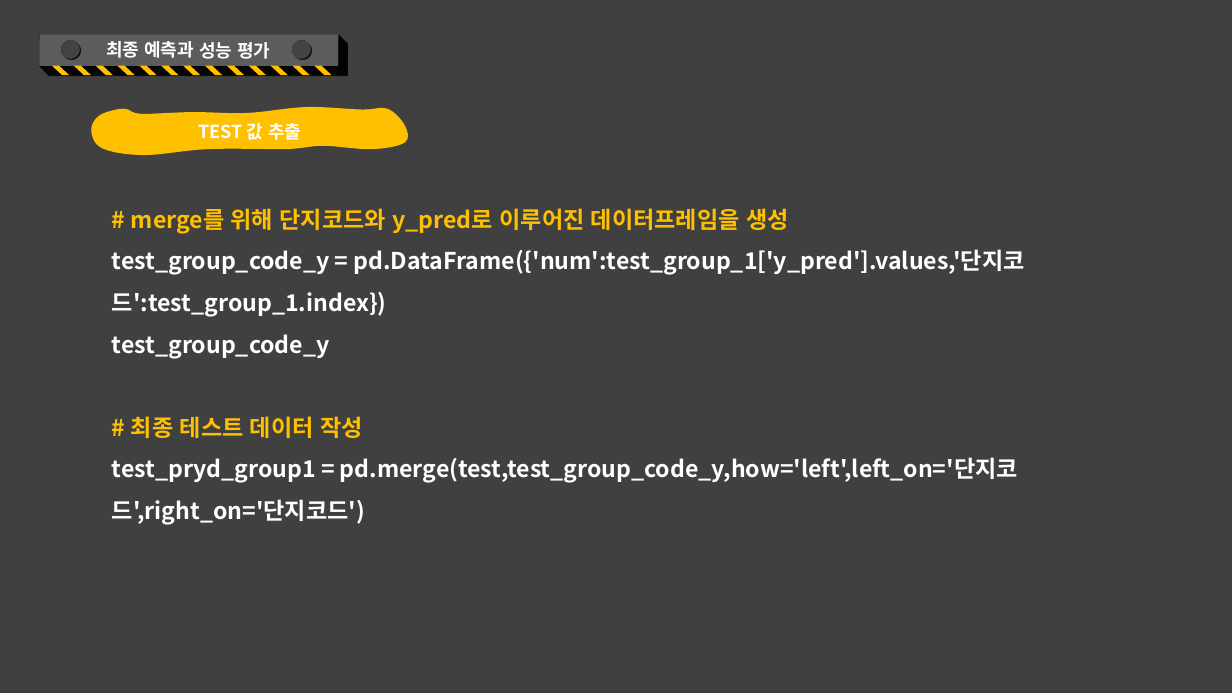
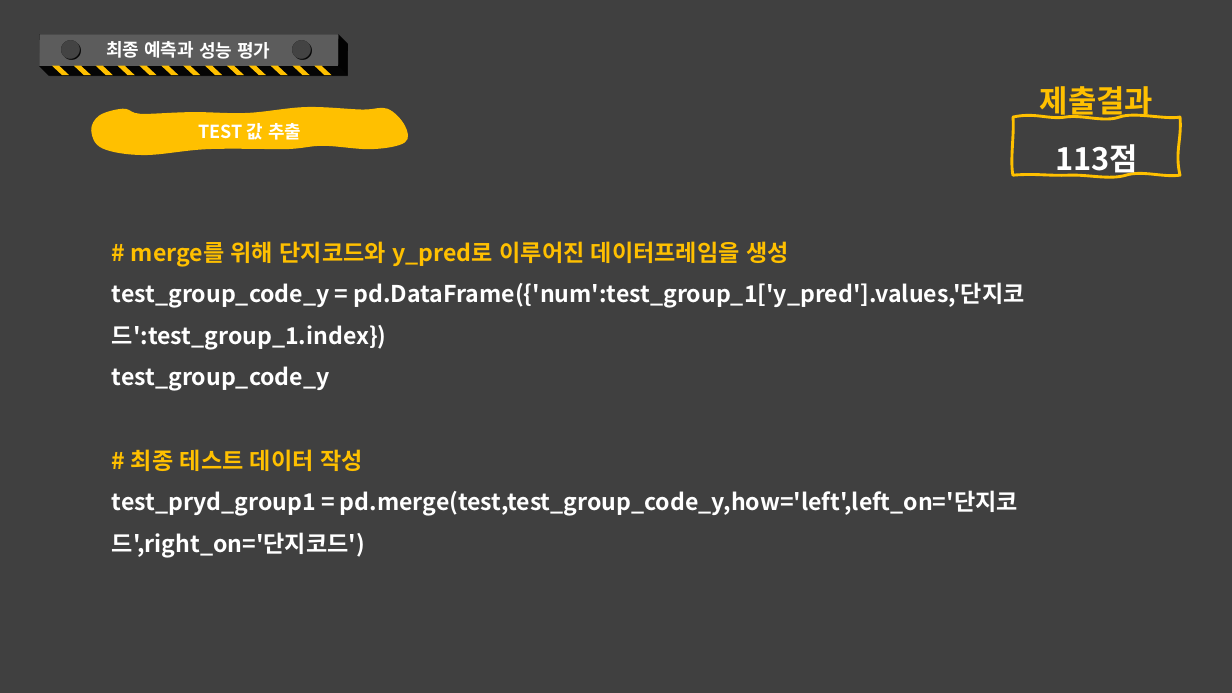
Before and after one commit to kkkkyoung/parking_project, a slide deck: slide 48 of PlayDate_2nd_project.pptx. Drawn at 1232x693 pixels with LibreOffice and Linux fonts; fonts in the diff are those of the drawing. Boxes give left, top, right and bottom in pixels: in the first picture for what was removed or moved away, otherwise in the second. Text is boxed around its words. In the diff, an @@ line names an element or a change of style, - is before the commit and + after.

```diff
--- a/PlayDate_2nd_project.pptx
+++ b/PlayDate_2nd_project.pptx
@@ free added at (1013, 59, 1180, 117), 24 pt, text #FFC000, bold @@
+제출결과
@@ freeform shape added at (1013, 117, 1180, 176), outline #FFC000 2.25 pt, 24 pt, text #FFFFFF, bold @@
+113점
@@ text "# merge를 위해 단지코드와 y_pred로 ...": place and size @@
-text "# merge를 위해 단지코드와 y_pred로 ..." at (112, 208, 1025, 525)
+text "# merge를 위해 단지코드와 y_pred로 ..." at (112, 241, 1025, 557)
```
Also in this commit, not shown: 6 other slides changed, 1 slide added, 3 slides removed.
